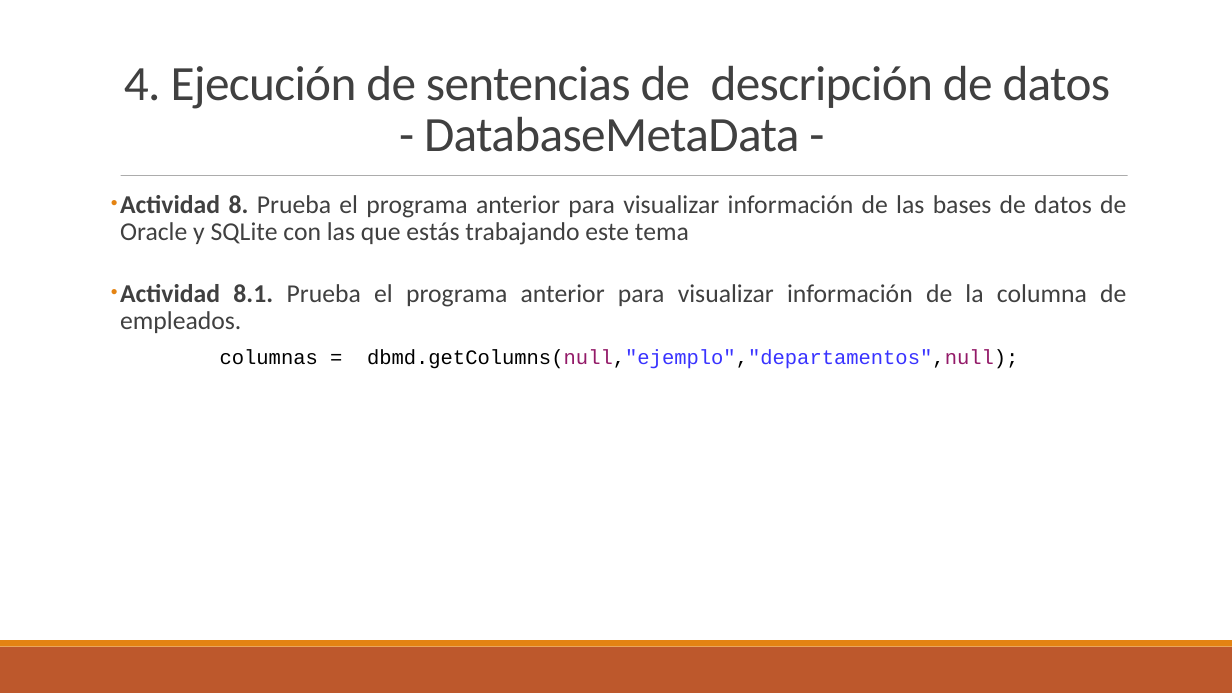
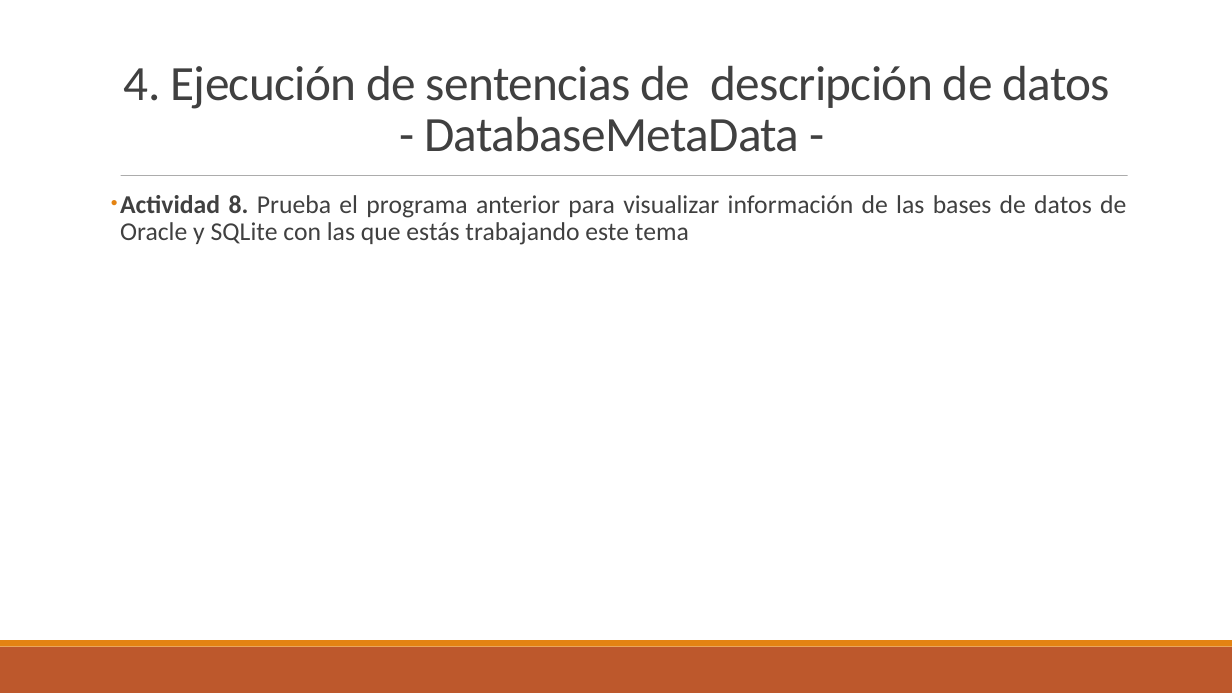
Before and after one commit to DanielTamargo/AD-Ion, a slide deck: slide 44 of UD2-Manejo_de_conectores.pptx. Drawn at 1232x693 pixels with LibreOffice and Linux fonts; fonts in the diff are those of the drawing. Boxes give left, top, right and bottom in pixels: in the first picture for what was removed or moved away, otherwise in the second. Text is boxed around its words. In the diff, an @@ line names an element or a change of style, - is before the commit and + after.

```diff
--- a/UD2-Manejo_de_conectores.pptx
+++ b/UD2-Manejo_de_conectores.pptx
@@ text at bbox=[120, 284, 1126, 369]: paragraphs removed @@
-• Actividad 8.1. Prueba el programa anterior para visualizar información de la columna de empleados.
-columnas = dbmd.getColumns(null,"ejemplo","departamentos",null);
```
Also in this commit, not shown: 4 other slides changed, 2 slides added, 1 slide removed.
